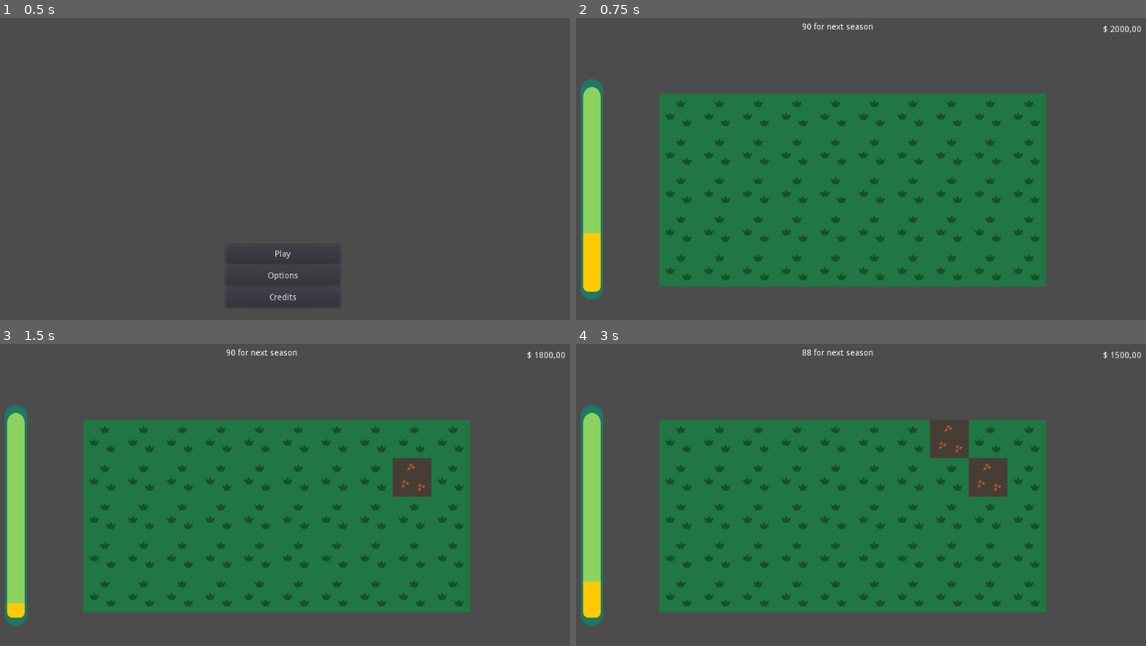
Above: before the commit, frames 1-4 (two rows, left to right).
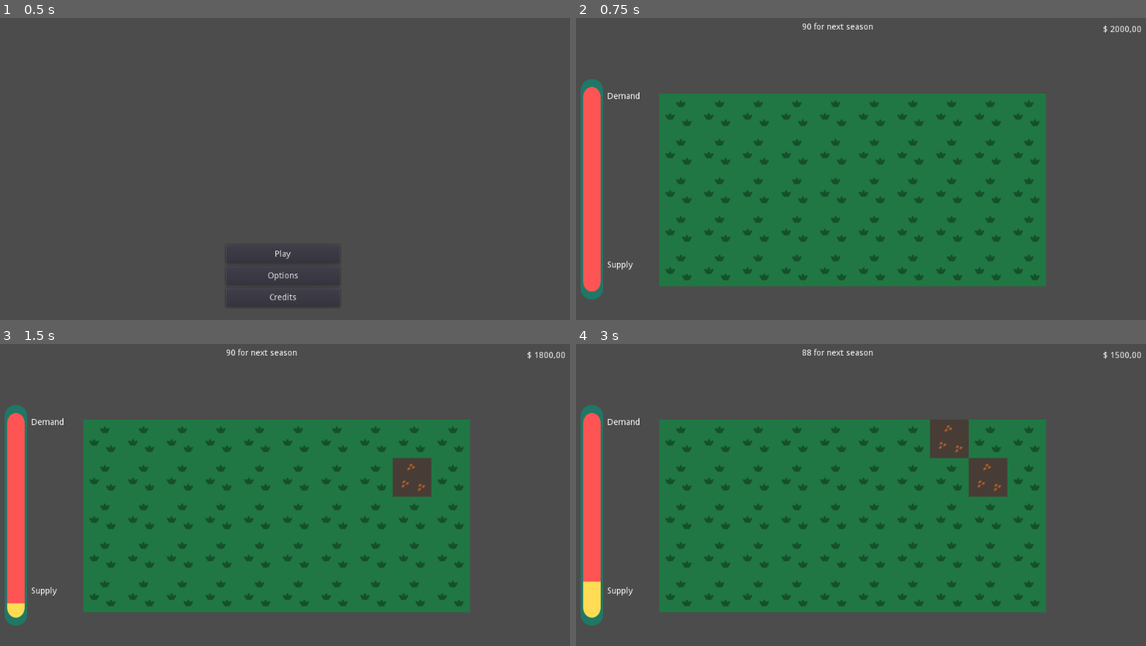
Above: after the commit, the same moments.

Repository: henriiquecampos/tillage-fever
Game: Godot game, scene res://screens/main/main_screen.tscn
Two runs of this game, one before a commit and one after it. Both use one fixed random seed, a clock stepped at 60 frames per second and the inputs below.
Inputs (mouse positions are in pixels of both pictures, inside the frame that each line leads up to):
- Up to frame 1 (0.5 s): no input
- Up to frame 2 (0.75 s): click "Play" at 0.5 s
- Up to frame 3 (1.5 s): tap Enter at 1.25 s; move the mouse to (427, 491) at 1.27 s; press the mouse at (427, 491) at 1.28 s
- Up to frame 4 (3 s): tap Space at 2 s; move the mouse to (747, 528) at 2.02 s; release the mouse at (747, 528) at 2.03 s; click (747, 528) at 2.1 s; tap Enter at 2.75 s; move the mouse to (929, 428) at 2.77 s; press the mouse at (929, 428) at 2.78 s

Frame 1 is identical in both runs. In frame 2, 2.2% of the frame differs, in the area x 1-12%, y 22-91%; in frame 3, 2.2%; in frame 4, 2.2%.

Commit message:
Changed Gauge sprites and Added animations

Diff:
--- a/source/objects/gauge/gauge.gd
+++ b/source/objects/gauge/gauge.gd
@@ -3,12 +3,20 @@
 func _ready():
 	player.connect("demand_changed", self, "update_demand")
 	player.connect("supply_changed", self, "update_supply")
+	set_max(player.demand)
+	set_value(player.supply)
 
 func update_demand(demand):
-	set_max(demand)
+	var t = $Tween
+	t.interpolate_method(self, "set_max", get_max(), demand, 0.5,
+	t.TRANS_ELASTIC, t.EASE_OUT)
+	t.start()
 
 func update_supply(supply):
-	set_value(supply)
+	var t = $Tween
+	t.interpolate_method(self, "set_value", get_value(), supply, 0.5,
+	t.TRANS_ELASTIC, t.EASE_OUT)
+	t.start()
 
 func check_supply_demand():
 	var spread = max_value - value
@@ -16,3 +24,7 @@
 	var dif = (abs(spread - (value*100/max_value)))
 	if dif >= 30:
 		get_parent().change_scene("res://screens/lose/lose_screen.tscn")
+	if player.supply > player.demand:
+		player.tile_price -= 25
+	elif player.supply < player.demand:
+		player.tile_price += 25
--- a/source/objects/gauge/gauge.tscn
+++ b/source/objects/gauge/gauge.tscn
@@ -34,3 +34,50 @@
 radial_center_offset = Vector2( 0, 0 )
 nine_patch_stretch = true
 script = ExtResource( 3 )
+
+[node name="Tween" type="Tween" parent="."]
+
+playback_process_mode = 1
+playback/active = false
+playback/repeat = false
+playback/speed = 1.0
+
+[node name="Demand" type="Label" parent="."]
+
+anchor_left = 0.0
+anchor_top = 0.0
+anchor_right = 0.0
+anchor_bottom = 0.0
+margin_left = 44.0
+margin_top = 22.0
+margin_right = 98.0
+margin_bottom = 36.0
+rect_pivot_offset = Vector2( 0, 0 )
+rect_clip_content = false
+mouse_filter = 2
+size_flags_horizontal = 1
+size_flags_vertical = 4
+text = "Demand"
+percent_visible = 1.0
+lines_skipped = 0
+max_lines_visible = -1
+
+[node name="Supply" type="Label" parent="."]
+
+anchor_left = 0.0
+anchor_top = 0.0
+anchor_right = 0.0
+anchor_bottom = 0.0
+margin_left = 44.0
+margin_top = 302.0
+margin_right = 86.0
+margin_bottom = 316.0
+rect_pivot_offset = Vector2( 0, 0 )
+rect_clip_content = false
+mouse_filter = 2
+size_flags_horizontal = 1
+size_flags_vertical = 4
+text = "Supply"
+percent_visible = 1.0
+lines_skipped = 0
+max_lines_visible = -1
Binary file removed: source/objects/gauge/over.png
Not shown, removed: source/objects/gauge/over.png.import
Binary file changed: source/objects/gauge/progress.png
Not shown, changed: source/objects/gauge/progress.png.import
Binary file changed: source/objects/gauge/under.png
Not shown, changed: source/objects/gauge/under.png.import
